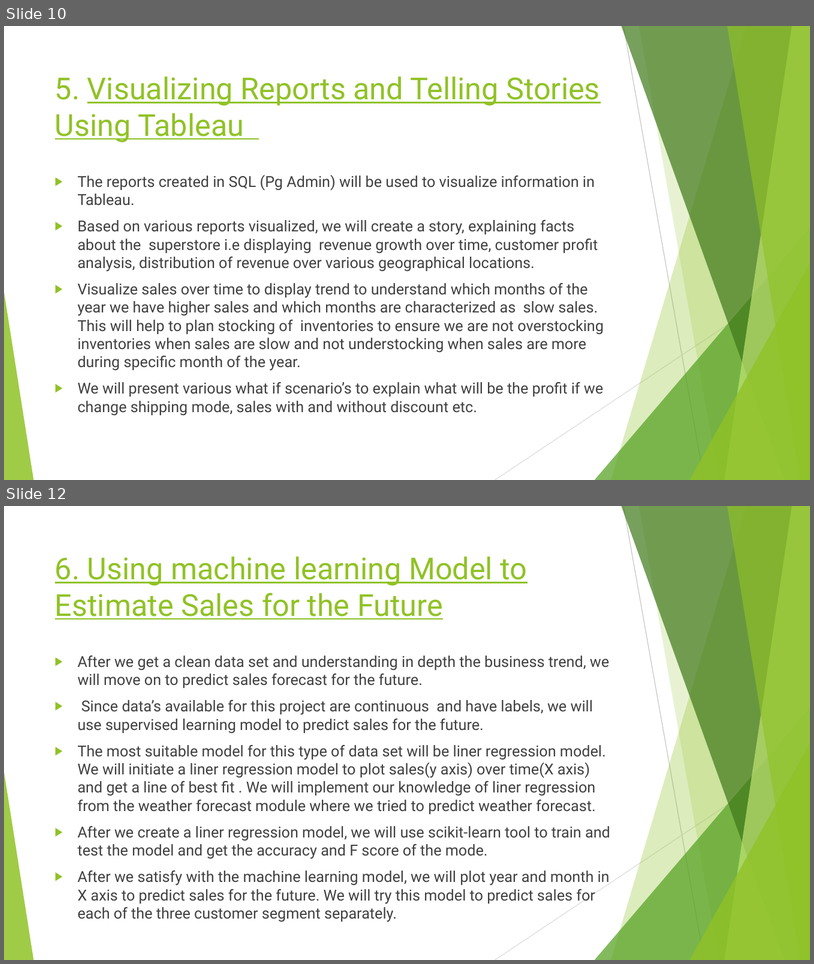
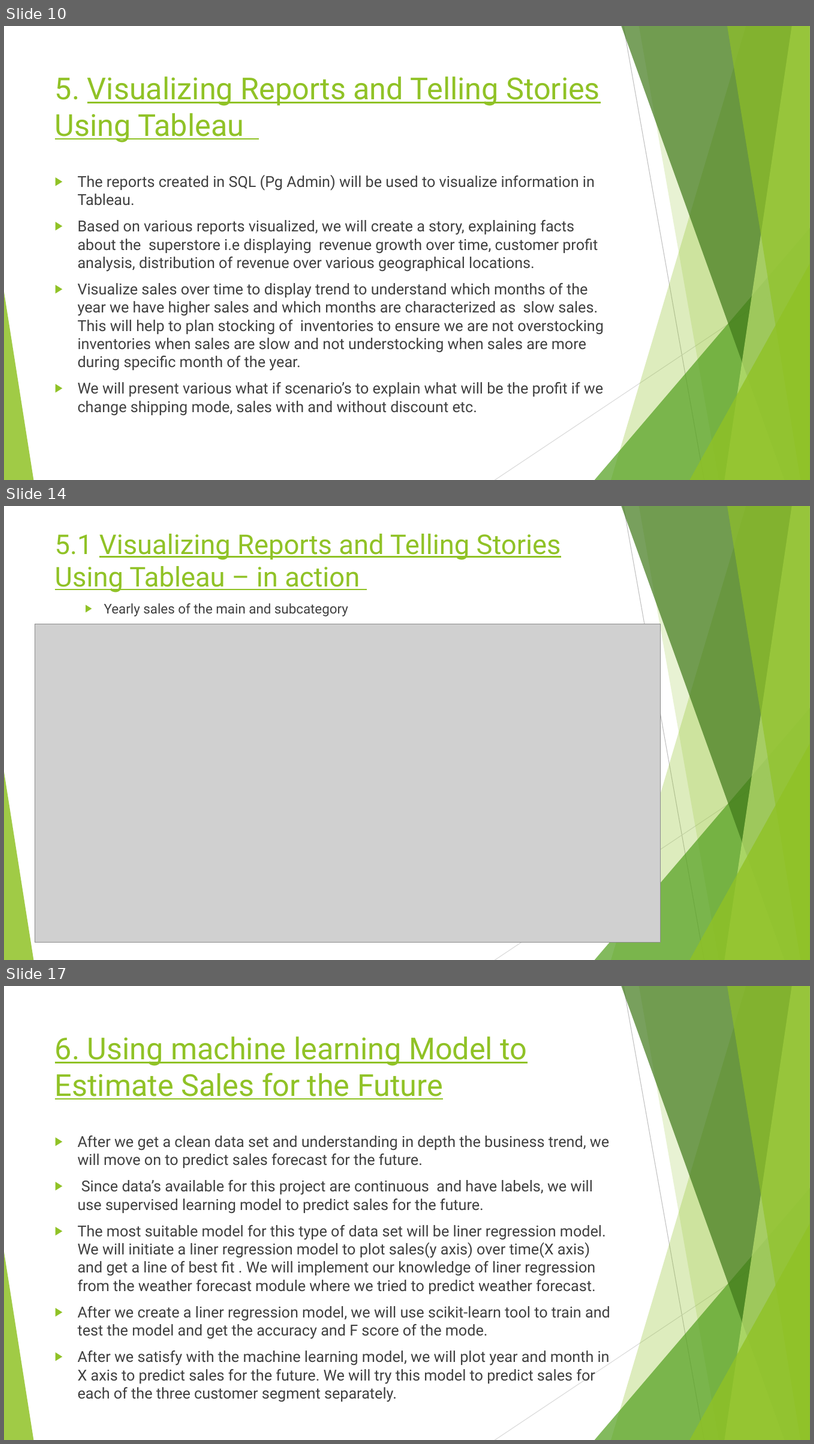
Before and after one commit to rubadhanaraj/Final_project, a slide deck: Project details.pptx. Shown one above the other, each under a label of ours: slides 10 and 12 before the commit, slides 10, 14 and 17 after it; the slides between them are not shown. The pictures are 814x964 and 814x1444 pixels, drawn with LibreOffice and Linux fonts; fonts in the diff are those of the drawing; grey boxes stand for pictures. Boxes give left, top, right and bottom in pixels: in the first picture for what was removed or moved away, otherwise in the second. Text is boxed around its words. In the diff, an @@ line names an element or a change of style, - is before the commit and + after.

```diff
--- a/Project details.pptx
+++ b/Project details.pptx
@@ slide 14 added at [4, 506, 810, 960], background #FFFFFF; not listed: 10 template elements that a slide beside it also shows @@
@@ title added at [55, 534, 561, 592], 32.4 pt, text #90C226, underline @@
+5.1 Visualizing Reports and Telling Stories Using Tableau – in action
@@ text added at [104, 603, 348, 616], 16 pt, text #404040 @@
+  ▶ Yearly sales of the main and subcategory
@@ picture added at [35, 624, 661, 942] @@
@@ what was slide 12 is now slide 17 @@
```
Also in this commit, not shown: 2 slides changed, 4 other slides added.
